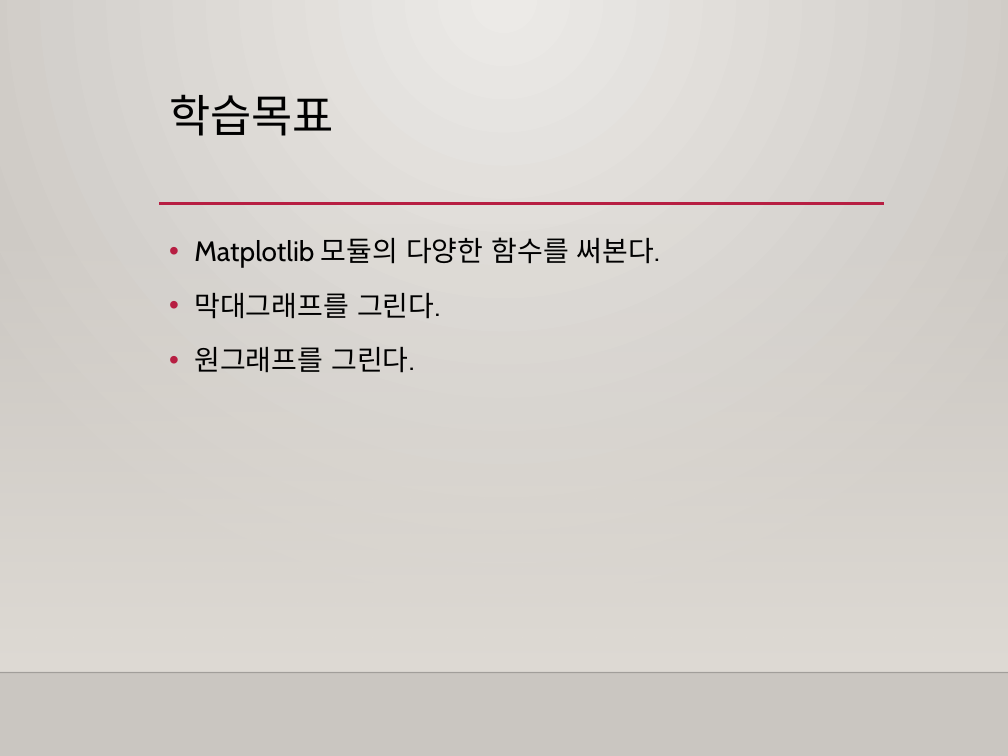
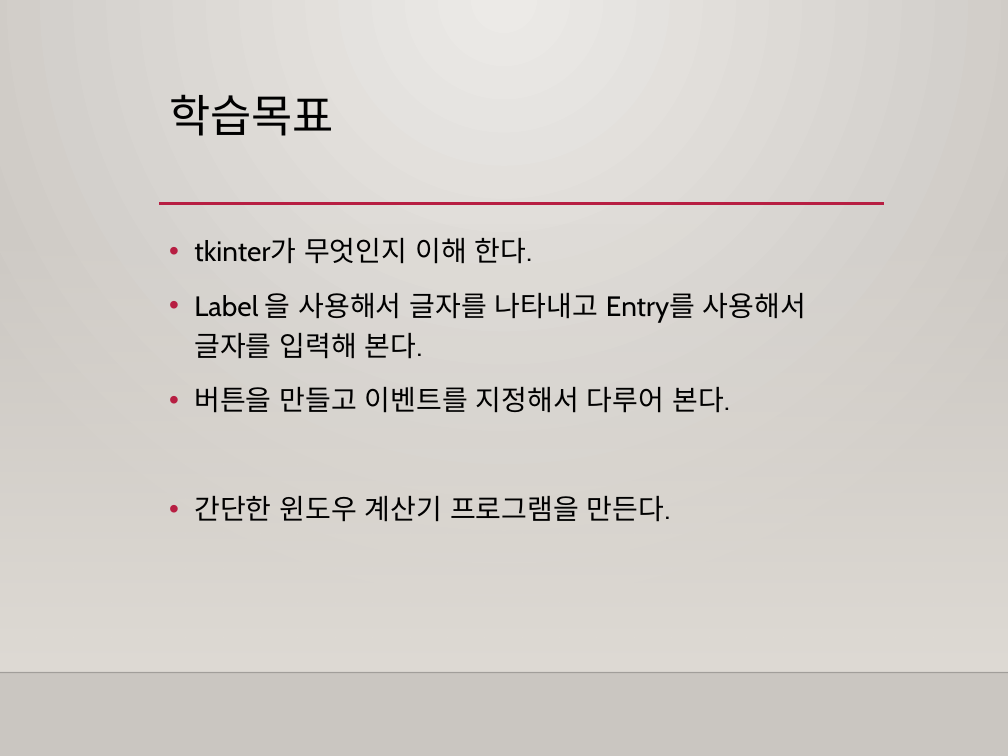
Before and after one commit to freshmea/weizman_python_class, a slide deck: slide 2 of textbook/파이썬4-1교시.pptx. Drawn at 1008x756 pixels with LibreOffice and Linux fonts; fonts in the diff are those of the drawing; background and template pictures are left out. Boxes give left, top, right and bottom in pixels: in the first picture for what was removed or moved away, otherwise in the second. Text is boxed around its words. In the diff, an @@ line names an element or a change of style, - is before the commit and + after.

```diff
--- a/textbook/파이썬4-1교시.pptx
+++ b/textbook/파이썬4-1교시.pptx
@@ text at box(194, 238, 806, 522): text changed @@
-• Matplotlib 모듈의 다양한 함수를 써본다.
-• 막대그래프를 그린다.
-• 원그래프를 그린다.
+• tkinter가 무엇인지 이해 한다.
+• Label 을 사용해서 글자를 나타내고 Entry를 사용해서 글자를 입력해 본다.
+• 버튼을 만들고 이벤트를 지정해서 다루어 본다.
+• 간단한 윈도우 계산기 프로그램을 만든다.
```
Also in this commit, not shown: 1 other slide changed, 8 slides added, 7 slides removed, 3 other files.
